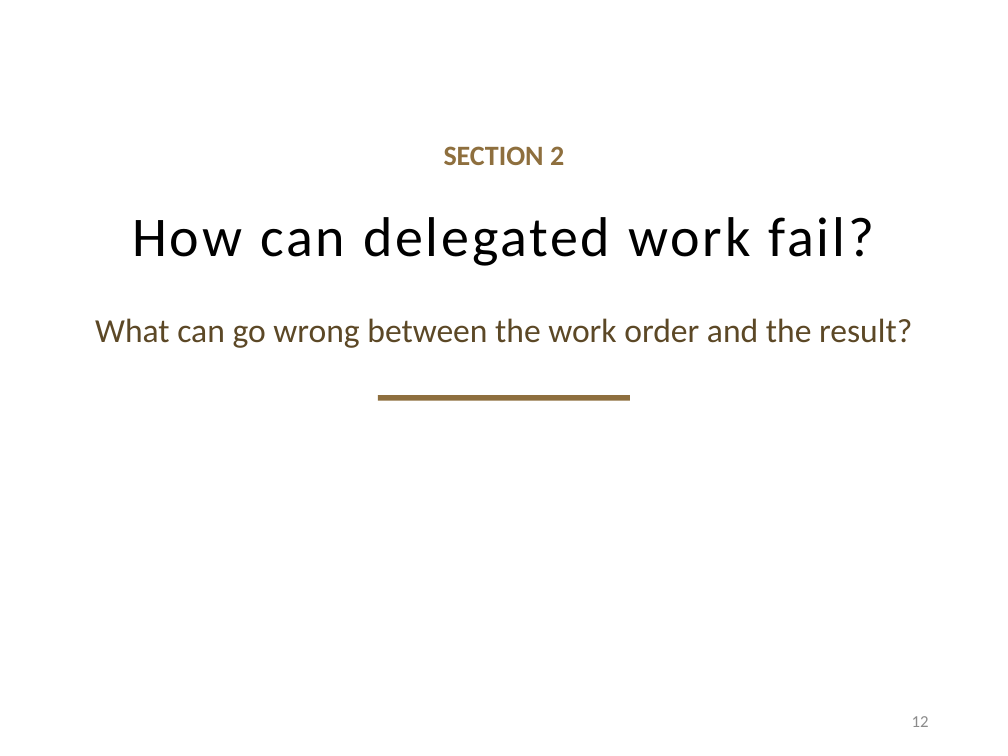
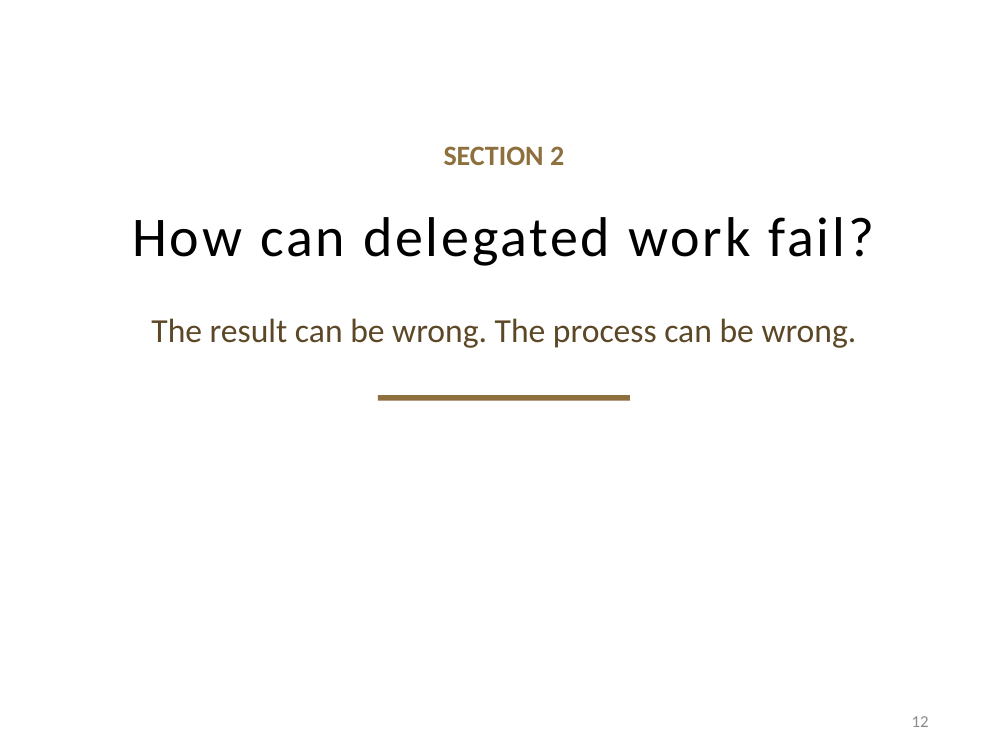
Before and after one commit to davisjam/model-based-agentic-software-engineering, a slide deck: slide 12 of course/lectures/act-2-delegation-and-control/03-alignment/2-3-Alignment.pptx. Drawn at 1008x756 pixels with LibreOffice and Linux fonts; fonts in the diff are those of the drawing; background and template pictures are left out. Boxes give left, top, right and bottom in pixels: in the first picture for what was removed or moved away, otherwise in the second. Text is boxed around its words. In the diff, an @@ line names an element or a change of style, - is before the commit and + after.

```diff
--- a/course/lectures/act-2-delegation-and-control/03-alignment/2-3-Alignment.pptx
+++ b/course/lectures/act-2-delegation-and-control/03-alignment/2-3-Alignment.pptx
@@ text at bbox=[151, 318, 857, 348]: text changed @@
-What can go wrong between the work order and the result?
+The result can be wrong. The process can be wrong.
```
Also in this commit, not shown: 4 other slides changed, 1 slide added.
